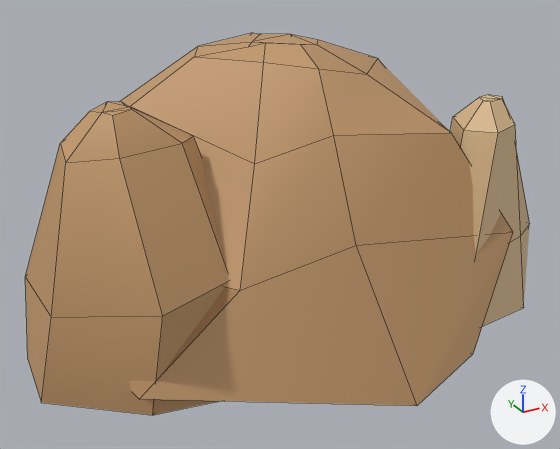
An edit to the FBX model Assets/Skyfold/Art/Models/Nature/rock_sea_b.fbx, drawn before and after from the same camera.
Camera for both pictures: a 50 mm camera at (-6.26, -11.29, 6.94) aimed at (-0.34, -0.52, 1.56). The axes (+X, +Y, +Z) are drawn at lower right. The lights are the same throughout. The picture after the commit comes second. Mesh edges are drawn as thin lines. Where no turn or scale is listed for an object, it has been applied to the vertices.

Script lines for the objects in view, before the commit:
```python
me_rock_sea_b_001 = bpy.data.meshes.new('rock_sea_b.001')
me_rock_sea_b_001.from_pydata(...)  # 92 vertices, 101 faces; spans x -4.83..3.75, y -3.8..3.64, z -0.38..4.66
# faces by material slot: [75, 26]
me_rock_sea_b_001.materials.append(mat_sky_sandstonedeep)  # brown #c49a6c
me_rock_sea_b_001.materials.append(mat_sky_sandstone)  # beige #d9b98c
ob_rock_sea_b = bpy.data.objects.new('rock_sea_b', me_rock_sea_b_001)
ob_rock_sea_b.location = (0.0, 0.0, 0.0)
```
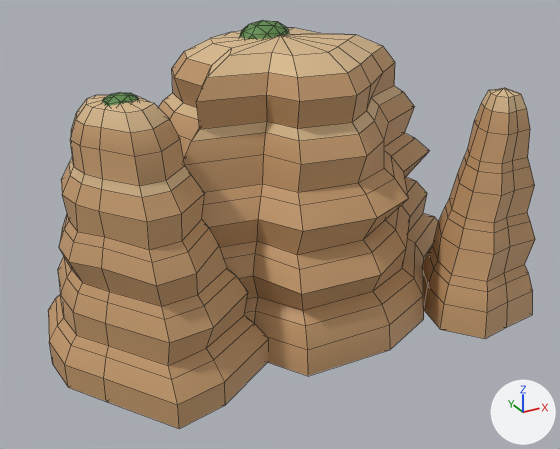
What changed in the scene script:
```text
Add mat_sky_palmleaf:
    mat_sky_palmleaf = principled_material('SKY_PalmLeaf')
    mat_sky_palmleaf.base_color = (0.112, 0.262, 0.0685)  # green #5e8c4a
    mat_sky_palmleaf.roughness = 0.6
Change me_rock_sea_b_001:
    used by ob_rock_sea_b; location = (0.0, 0.0, 0.0)
    remove me_rock_sea_b_001.from_pydata(...)  # 92 vertices, 101 faces; spans x -4.83..3.75, y -3.8..3.64, z -0.38..4.66
    add me_rock_sea_b_001.from_pydata(...)  # 604 vertices, 705 faces; spans x -4.41..3.8, y -3.21..3.63, z 0.0..4.88
    me_rock_sea_b_001 part 1: the loose piece of 40 vertices spanning x -4.16..3.71, y -3.8..3.64, z -0.38..4.66 is rebuilt with 225 vertices and now spans x -3.3..3.8, y -2.71..3.63, z 0.0..4.69
    me_rock_sea_b_001 part 2: the loose piece of 28 vertices spanning x -4.83..-1.24, y -2.86..0.63, z -0.12..4.13 is rebuilt with 177 vertices and now spans x -4.41..-1.38, y -2.94..1.03, z 0.0..4.27
    me_rock_sea_b_001 part 3: the loose piece of 24 vertices spanning x 1.48..3.75, y -3.01..-1.29, z -0.11..3.81 is rebuilt with 118 vertices and now spans x 1.63..3.37, y -3.21..-1.28, z 0.0..3.96
    me_rock_sea_b_001 part 4: a new loose piece of 42 vertices spanning x -0.59..0.29, y -0.11..0.73, z 4.37..4.88, in mat_sky_palmleaf (green #5e8c4a)
    me_rock_sea_b_001 part 5: a new loose piece of 42 vertices spanning x -3.41..-2.86, y -1.29..-0.75, z 4.01..4.31, in mat_sky_palmleaf (green #5e8c4a)
    add me_rock_sea_b_001.materials.append(mat_sky_palmleaf)  # green #5e8c4a
```

What differs and where, as boxes [x1, y1, x2, y2] in the pictures (560 x 449 px):
'rock_sea_b', reshaped (7% taller)
    before: [25, 33, 530, 415]
    after: [48, 21, 535, 429]
part 1 of me_rock_sea_b_001, rebuilt (28% narrower, 7% shorter)
    before: [121, 33, 513, 406]
    after: [158, 28, 438, 376]
part 2 of me_rock_sea_b_001, rebuilt
    before: [25, 101, 228, 415]
    after: [48, 95, 269, 429]
part 3 of me_rock_sea_b_001, rebuilt
    before: [450, 95, 530, 326]
    after: [422, 88, 535, 339]
part 4 of me_rock_sea_b_001, added (green)
    after: [239, 21, 289, 39]
part 5 of me_rock_sea_b_001, added
    after: [103, 93, 138, 106]
